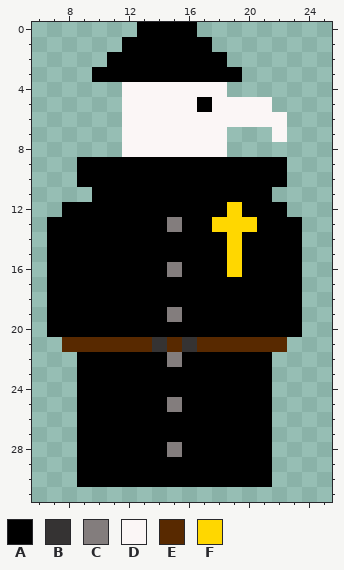
Pixel-art sprite: lausanne1348/assets/Docteur.png. Above: the version before the commit.
The file is 32x32 pixels. Shown: x 6..25, y 0..31.
Palette (. is transparent): A #000000  B #353333  C #837d7d  D #fbf6f6  E #582900  F #ffd700
Pixels before, first column x 7:
 0 ......AAAA.......
 1 .....AAAAAA......
 2 ....AAAAAAAA.....
 3 ...AAAAAAAAAA....
 4 .....DDDDDDD.....
 5 .....DDDDDADDDD..
 6 .....DDDDDDDDDDD.
 7 .....DDDDDDD...D.
 8 .....DDDDDDD.....
 9 ..AAAAAAAAAAAAAA.
10 ..AAAAAAAAAAAAAA.
11 ...AAAAAAAAAAAA..
12 .AAAAAAAAAAAFAAA.
13 AAAAAAAACAAFFFAAA
14 AAAAAAAAAAAAFAAAA
15 AAAAAAAAAAAAFAAAA
16 AAAAAAAACAAAFAAAA
17 AAAAAAAAAAAAAAAAA
18 AAAAAAAAAAAAAAAAA
19 AAAAAAAACAAAAAAAA
20 AAAAAAAAAAAAAAAAA
21 .EEEEEEBEBEEEEEE.
22 ..AAAAAACAAAAAA..
23 ..AAAAAAAAAAAAA..
24 ..AAAAAAAAAAAAA..
25 ..AAAAAACAAAAAA..
26 ..AAAAAAAAAAAAA..
27 ..AAAAAAAAAAAAA..
28 ..AAAAAACAAAAAA..
29 ..AAAAAAAAAAAAA..
30 ..AAAAAAAAAAAAA..
The same view after the edit:
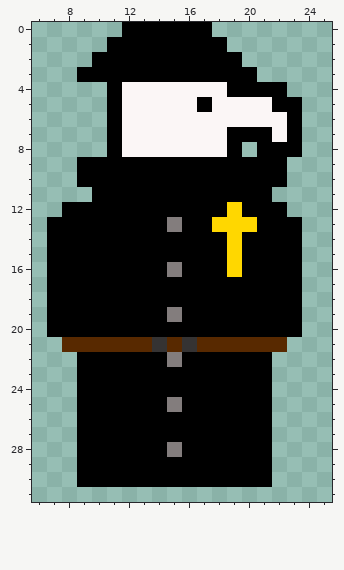
Diff:
Colour A is added in row 0 at x 12 and 17; in row 1 at x 11 and 18; in row 2 at x 10 and 19; in row 3 at x 9 and 20; in row 4 at x 11 and 19 to 22; in row 5 at x 11 and 22 to 23.
Colour A is added in row 6 at x 11 and 23; in row 7 at x 11, 19 to 21 and 23; in row 8 at x 11, 19 and 21 to 23.
